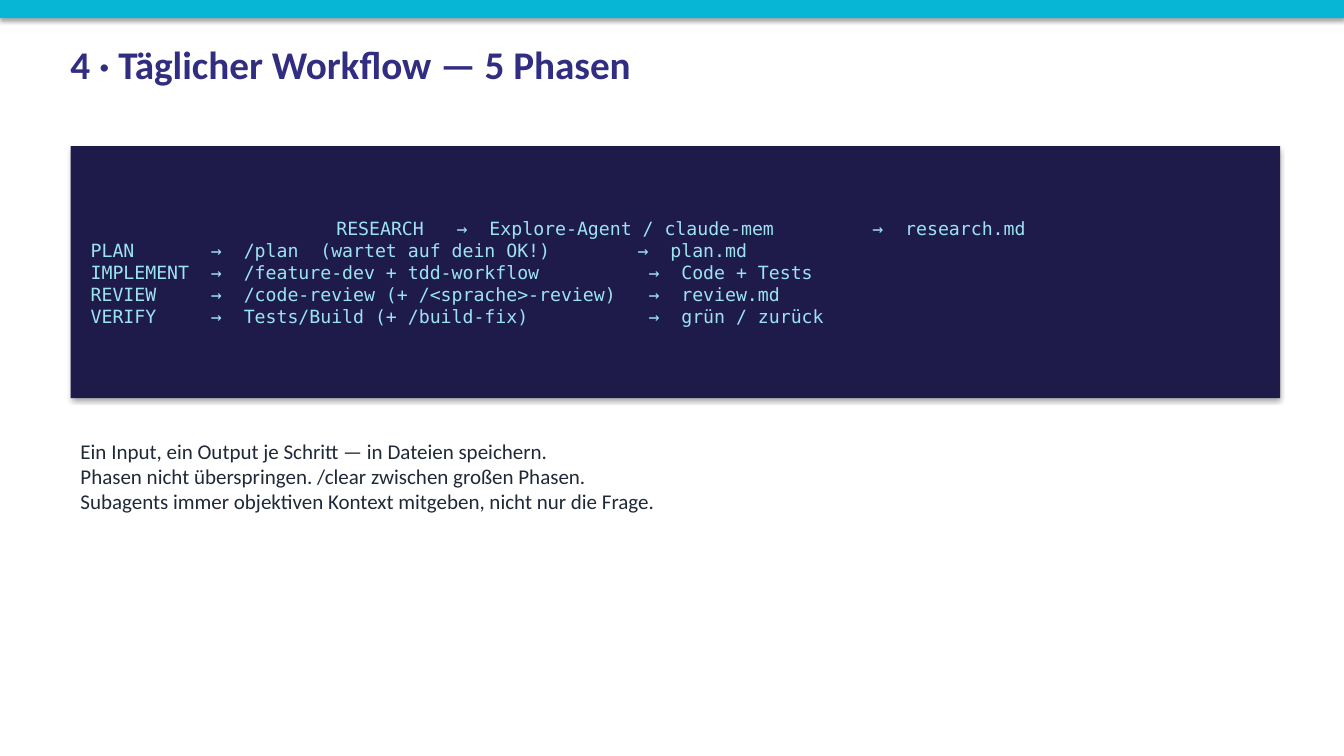
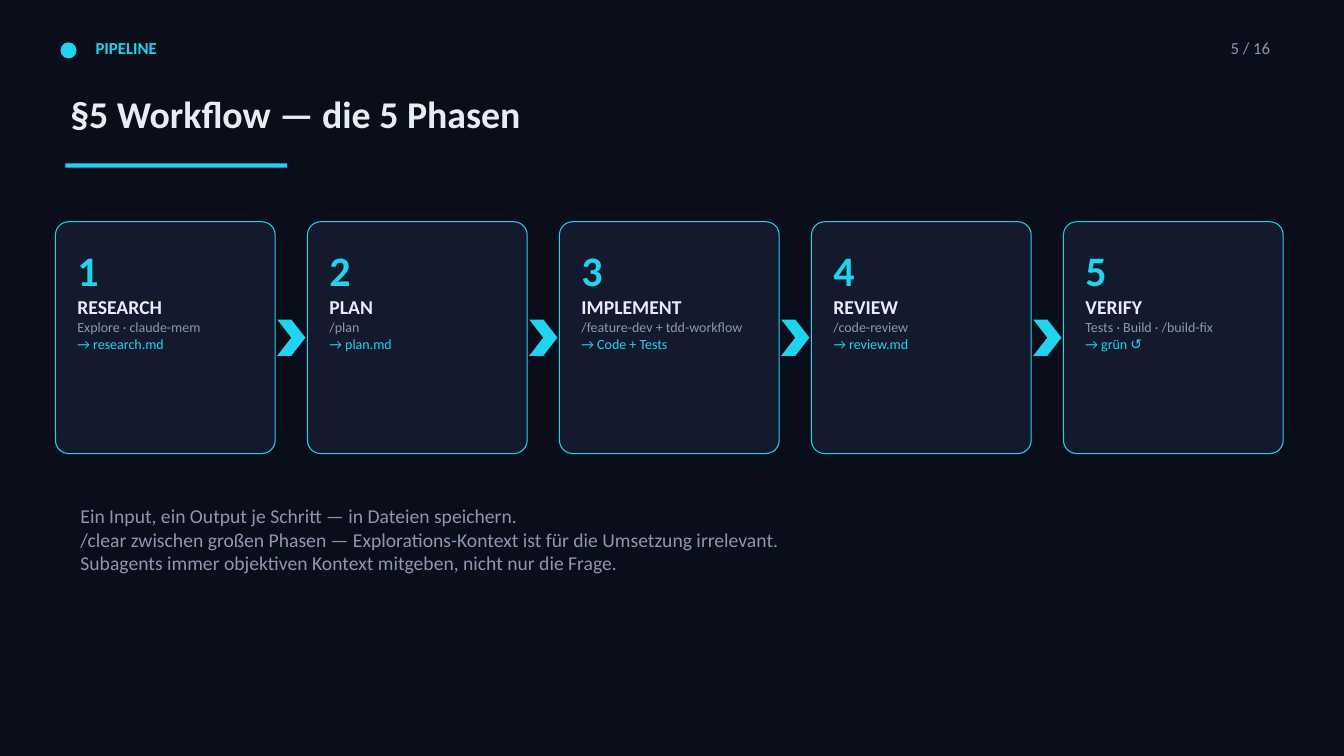
Before and after one commit to Paulee8155/Claude-Code-BestPractice, a slide deck: slide 6 of docs/ECC-Harness-Guide.de.pptx (slide 5 before the commit). Drawn at 1344x756 pixels with LibreOffice and Linux fonts; fonts in the diff are those of the drawing. Boxes give left, top, right and bottom in pixels: in the first picture for what was removed or moved away, otherwise in the second. Text is boxed around its words. In the diff, an @@ line names an element or a change of style, - is before the commit and + after.

```diff
--- a/docs/ECC-Harness-Guide.de.pptx
+++ b/docs/ECC-Harness-Guide.de.pptx
@@ background #FFFFFF to #0A0E1A @@
@@ rectangle removed at <box>0,0,1344,18</box> @@
@@ ellipse added at <box>60,42,77,58</box>, fill #22D3EE @@
@@ text added at <box>96,43,157,54</box>, 12 pt, text #22D3EE, bold @@
+PIPELINE
@@ text added at <box>1231,42,1270,54</box>, 12 pt, text #8B98B0 @@
+5 / 16
@@ text at <box>70,101,520,130</box>: text changed; size 28 to 27 pt; text colour #312E81 to #E6EDF8 @@
-4 · Täglicher Workflow — 5 Phasen
+§5 Workflow — die 5 Phasen
@@ rectangle removed at <box>71,146,1280,398</box> @@
-RESEARCH → Explore-Agent / claude-mem → research.md
-PLAN → /plan (wartet auf dein OK!) → plan.md
-IMPLEMENT → /feature-dev + tdd-workflow → Code + Tests
-REVIEW → /code-review (+ /<sprache>-review) → review.md
-VERIFY → Tests/Build (+ /build-fix) → grün / zurück
@@ rectangle added at <box>66,163,287,167</box>, fill #22D3EE @@
@@ rounded rectangle added at <box>55,222,275,454</box>, fill #141A2E, outline #22D3EE 0.75 pt @@
@@ rounded rectangle added at <box>308,222,527,454</box>, fill #141A2E, outline #22D3EE 0.75 pt @@
@@ rounded rectangle added at <box>560,222,779,454</box>, fill #141A2E, outline #22D3EE 0.75 pt @@
@@ rounded rectangle added at <box>812,222,1031,454</box>, fill #141A2E, outline #22D3EE 0.75 pt @@
@@ rounded rectangle added at <box>1064,222,1284,454</box>, fill #141A2E, outline #22D3EE 0.75 pt @@
@@ text added at <box>77,258,201,349</box>, 10 pt, text #8B98B0 @@
+1
+RESEARCH
+Explore · claude-mem
+→ research.md
@@ text added at <box>329,258,392,352</box>, 10 pt, text #22D3EE @@
+2
+PLAN
+/plan
+→ plan.md
@@ text added at <box>581,258,743,349</box>, 10 pt, text #8B98B0 @@
+3
+IMPLEMENT
+/feature-dev + tdd-workflow
+→ Code + Tests
@@ text added at <box>833,258,908,349</box>, 10 pt, text #8B98B0 @@
+4
+REVIEW
+/code-review
+→ review.md
@@ text added at <box>1085,258,1213,352</box>, 10 pt, text #8B98B0 @@
+5
+VERIFY
+Tests · Build · /build-fix
+→ grün ↺
@@ chevron added at <box>277,320,306,356</box>, fill #22D3EE @@
@@ chevron added at <box>529,320,558,356</box>, fill #22D3EE @@
@@ chevron added at <box>781,320,810,356</box>, fill #22D3EE @@
@@ chevron added at <box>1033,320,1062,356</box>, fill #22D3EE @@
@@ text "Ein Input, ein Output je ...": place and size @@
-text "Ein Input, ein Output je ..." at <box>80,444,654,513</box>
+text "Ein Input, ein Output je ..." at <box>80,509,778,574</box>
@@ text at <box>80,509,617,574</box>: size 15 to 14 pt, text colour #1F2937 to #8B98B0 in "Ein Input, ein Output je Schritt — ...", "Subagents immer objektiven Kontext mitgeben, nicht nur ..." @@
@@ text at <box>80,533,778,551</box>: text changed; size 15 to 14 pt; text colour #1F2937 to #8B98B0 @@
-Phasen nicht überspringen. /clear zwischen großen Phasen.
+/clear zwischen großen Phasen — Explorations-Kontext ist für die Umsetzung irrelevant.
```
Also in this commit, not shown: 12 other slides changed, 4 slides added, 1 slide removed, 5 other files.
